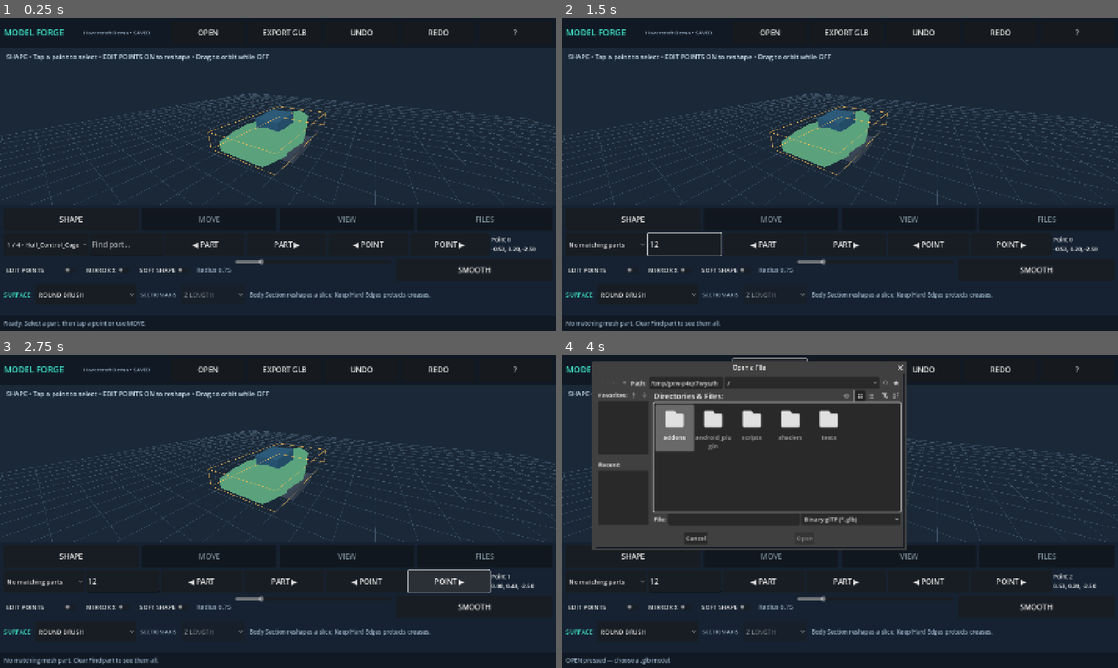
Above: before the commit, frames 1-4 (two rows, left to right).
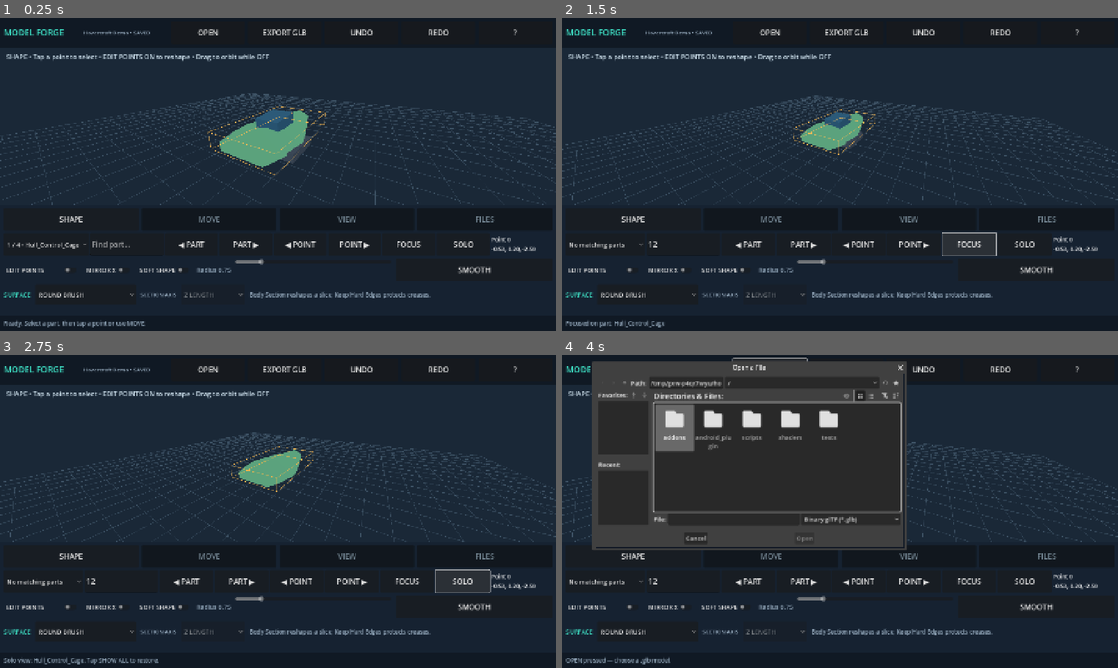
Above: after the commit, the same moments.

Repository: tpylman90-ctrl/Model-forge
Game: Godot game, scene res://main.tscn
The game is run twice, just before and just after one commit, with the same random seed, the same clock (stepped at 60 frames per second) and the same inputs.
Inputs (mouse positions are in pixels of both pictures, inside the frame that each line leads up to):
- Up to frame 1 (0.25 s): no input
- Up to frame 2 (1.5 s): click (689, 243) at 0.52 s; type "12" at 0.6 s; click (967, 243) at 1.25 s, where only the run after the commit has a clickable "FOCUS"
- Up to frame 3 (2.75 s): click (461, 580) at 2 s, where only the run after the commit has a clickable "SOLO"
- Up to frame 4 (4 s): click (1023, 580) at 2.75 s, where only the run after the commit has a clickable "SOLO"; click "OPEN" at 3.5 s

The runs differ from the first frame. In frame 1, 0.6% of the frame differs, in the area x 32-86%, y 71-74%; in frame 2, 6.1%; in frame 3, 6.1%, in the area x 0-100%, y 24-99%; in frame 4, 2.3%.

Commit message:
Add non-destructive zebra-shading mode, band count control and quick focus/solo in Shape

Diff:
--- a/scripts/main.gd
+++ b/scripts/main.gd
@@ -1,5 +1,5 @@
 extends Control
-## Model Forge v0.6: highlighted selection, part finder and whole-model editing.
+## Model Forge v0.7: precise part picking, zebra inspection and scrollable phone tools.
 const MeshEdit = preload("res://scripts/mesh_editor.gd")
 const AxisGizmo = preload("res://scripts/axis_gizmo.gd")
 const DARK := Color("#101924")
@@ -31,6 +31,12 @@
 var soft_toggle: CheckButton
 var grid_node: MeshInstance3D
 var clay_toggle: CheckButton
+var zebra_toggle: CheckButton
+var zebra_slider: HSlider
+var zebra_material: ShaderMaterial
+var zebra_enabled: bool = false
+var zebra_overrides: Dictionary = {}
+var zebra_band_count: float = 12.0
 var clay_enabled: bool = false
 var previous_overrides: Dictionary = {}
 var clay_material: StandardMaterial3D
@@ -212,6 +218,8 @@
     _button(shape_row, "PART ▶", func(): _cycle_part(1))
     _button(shape_row, "◀ POINT", func(): _cycle_vertex(-1))
     _button(shape_row, "POINT ▶", func(): _cycle_vertex(1))
+    _button(shape_row, "FOCUS", _focus_part)
+    _button(shape_row, "SOLO", _toggle_isolate)
     vertex_label = _label(shape_row, "No point", 15, Color.WHITE)
     vertex_label.custom_minimum_size.x = 158
     var shape_options := HBoxContainer.new()
@@ -332,6 +340,19 @@
     clay_toggle.text = "CLAY"
     clay_toggle.toggled.connect(_set_clay)
     view_row.add_child(clay_toggle)
+    zebra_toggle = CheckButton.new()
+    zebra_toggle.text = "ZEBRA STRIPES"
+    zebra_toggle.toggled.connect(_set_zebra)
+    view_row.add_child(zebra_toggle)
+    _label(view_row, "BANDS", 15, MUTED)
+    zebra_slider = HSlider.new()
+    zebra_slider.custom_minimum_size.x = 160
+    zebra_slider.min_value = 4.0
+    zebra_slider.max_value = 25.0
+    zebra_slider.step = 1.0
+    zebra_slider.value = 12.0
+    zebra_slider.value_changed.connect(_zebra_bands_changed)
+    view_row.add_child(zebra_slider)
     highlight_toggle = CheckButton.new()
     highlight_toggle.text = "HIGHLIGHT PART"
     highlight_toggle.button_pressed = true
@@ -495,6 +516,8 @@
 func _set_clay(enabled: bool) -> void:
     if clay_enabled == enabled:
         return
+    if enabled and zebra_enabled:
+        _set_zebra(false)
     if enabled:
         clay_material = StandardMaterial3D.new()
         clay_material.albedo_color = Color("#b8c2cf")
@@ -514,6 +537,47 @@
         clay_toggle.set_pressed_no_signal(enabled)
     if status_label != null:
         _notify("Clay preview: material colors temporarily hidden." if enabled else "Original materials restored.")
+
+func _zebra_bands_changed(value: float) -> void:
+    zebra_band_count = value
+    if zebra_material != null:
+        zebra_material.set_shader_parameter("stripe_density", value)
+    if zebra_enabled:
+        _notify("Zebra inspection: %.0f bands" % value)
+
+func _set_zebra(enabled: bool) -> void:
+    if zebra_enabled == enabled:
+        return
+    if enabled:
+        if clay_enabled:
+            _set_clay(false)
+        _clear_selection_highlight()
+        if zebra_material == null:
+            var shader: Shader = load("res://shaders/zebra_inspection.gdshader")
+            if shader == null:
+                _notify("Zebra material unavailable on this build.")
+                if zebra_toggle != null:
+                    zebra_toggle.set_pressed_no_signal(false)
+                return
+            zebra_material = ShaderMaterial.new()
+            zebra_material.shader = shader
+        zebra_material.set_shader_parameter("stripe_density", zebra_band_count)
+        zebra_overrides.clear()
+        for part in mesh_nodes:
+            if is_instance_valid(part):
+                zebra_overrides[part] = part.material_override
+                part.material_override = zebra_material
+    else:
+        for part in zebra_overrides:
+            if is_instance_valid(part):
+                part.material_override = zebra_overrides[part]
+        zebra_overrides.clear()
+    zebra_enabled = enabled
+    if zebra_toggle != null:
+        zebra_toggle.set_pressed_no_signal(enabled)
+    _refresh_selection_highlight()
+    if status_label != null:
+        _notify("Zebra: simulated reflection bands show changes in panel normals." if enabled else "Original material appearance restored.")
 
 func _preset_view(preset: int) -> void:
     match preset:
@@ -872,20 +936,28 @@
     _show_all_parts()
     _clear_selection_highlight()
     var resume_clay := clay_enabled
+    var resume_zebra := zebra_enabled
+    if resume_zebra:
+        _set_zebra(false)
     if resume_clay:
         _set_clay(false)
     var document := GLTFDocument.new()
     var state := GLTFState.new()
     var problem := document.append_from_scene(asset_host, state)
-    _refresh_selection_highlight()
     if problem != OK:
-        if resume_clay:
+        if resume_zebra:
+            _set_zebra(true)
+        elif resume_clay:
             _set_clay(true)
+        _refresh_selection_highlight()
         _notify("Export error: %s" % error_string(problem))
         return false
     var bytes := document.generate_buffer(state)
-    if resume_clay:
+    if resume_zebra:
+        _set_zebra(true)
+    elif resume_clay:
         _set_clay(true)
+    _refresh_selection_highlight()
     if bytes.is_empty():
         _notify("Export failed: generated GLB is empty.")
         return false
@@ -924,6 +996,7 @@
 func _clear_asset() -> void:
     _clear_selection_highlight()
     _show_all_parts()
+    _set_zebra(false)
     _set_clay(false)
     edit.set_target(null)
     editor_by_mesh.clear()
@@ -985,7 +1058,7 @@
         _clear_selection_highlight()
         return
     var whole_model := active_tab == 1 and _is_whole_model_mode()
-    var intended: MeshInstance3D = null if whole_model else edit.target
+    var intended: MeshInstance3D = null if whole_model or zebra_enabled else edit.target
     if selected_overlay_mesh != intended:
         if selected_overlay_mesh != null and is_instance_valid(selected_overlay_mesh):
             selected_overlay_mesh.material_overlay = selected_original_overlay
